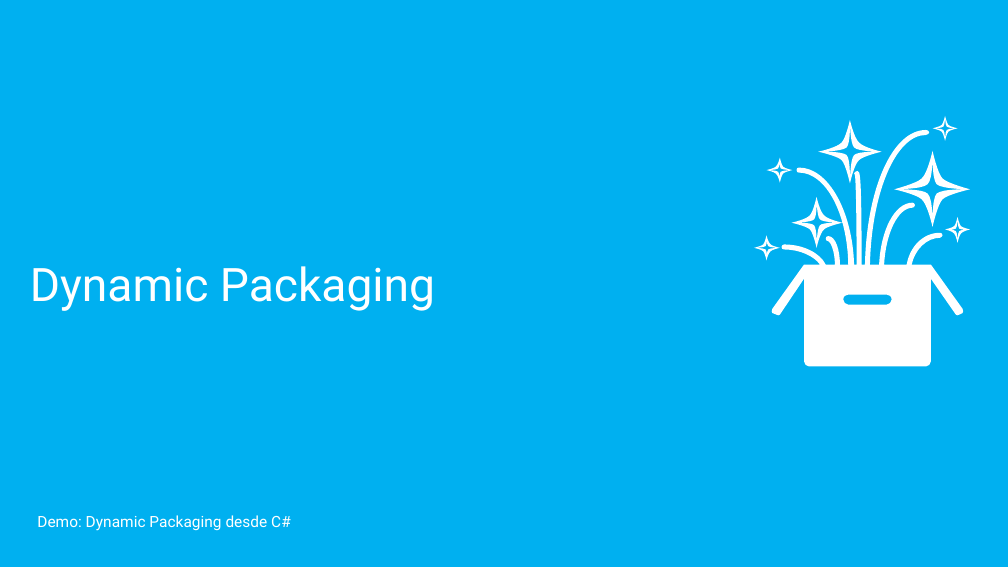
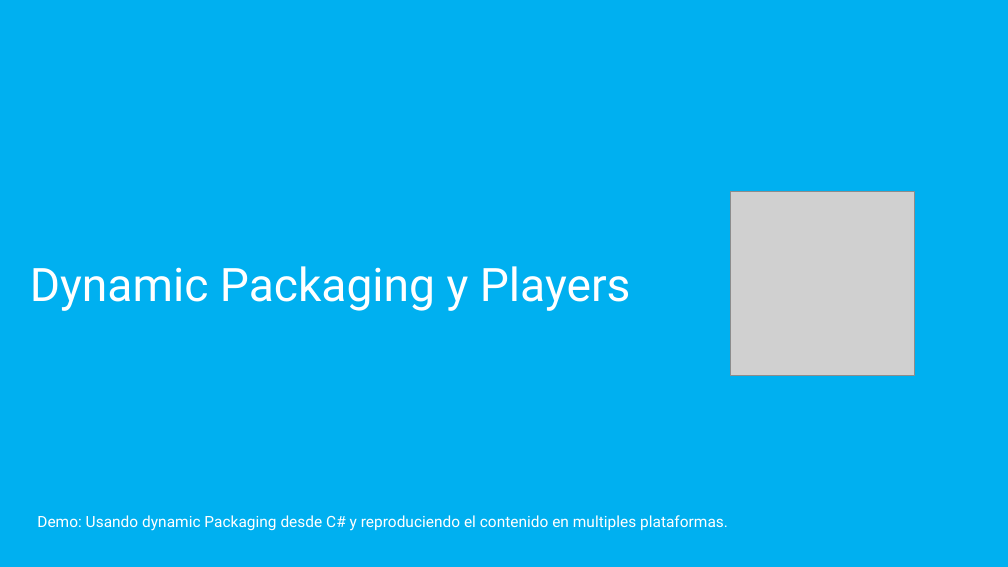
Before and after one commit to mconverti/webcast-aplicaciones-media-con-azure-media-services, a slide deck: slide 23 of webcast.pptx (slide 18 before the commit). Drawn at 1008x567 pixels with LibreOffice and Linux fonts; fonts in the diff are those of the drawing; grey boxes stand for pictures. Boxes give left, top, right and bottom in pixels: in the first picture for what was removed or moved away, otherwise in the second. Text is boxed around its words. In the diff, an @@ line names an element or a change of style, - is before the commit and + after.

Commit message:
# added players # added mpeg dashs slides

```diff
--- a/webcast.pptx
+++ b/webcast.pptx
@@ freeform shape removed at box(754, 116, 970, 367) @@
@@ picture added at box(730, 191, 915, 376) @@
@@ title at box(30, 266, 631, 311): text changed @@
-Dynamic Packaging
+Dynamic Packaging y Players
@@ subtitle at box(37, 515, 728, 531): text changed @@
-Demo: Dynamic Packaging desde C#
+Demo: Usando dynamic Packaging desde C# y reproduciendo el contenido en multiples plataformas.
```
Also in this commit, not shown: 5 other slides changed, 4 slides added, 1 slide removed.
